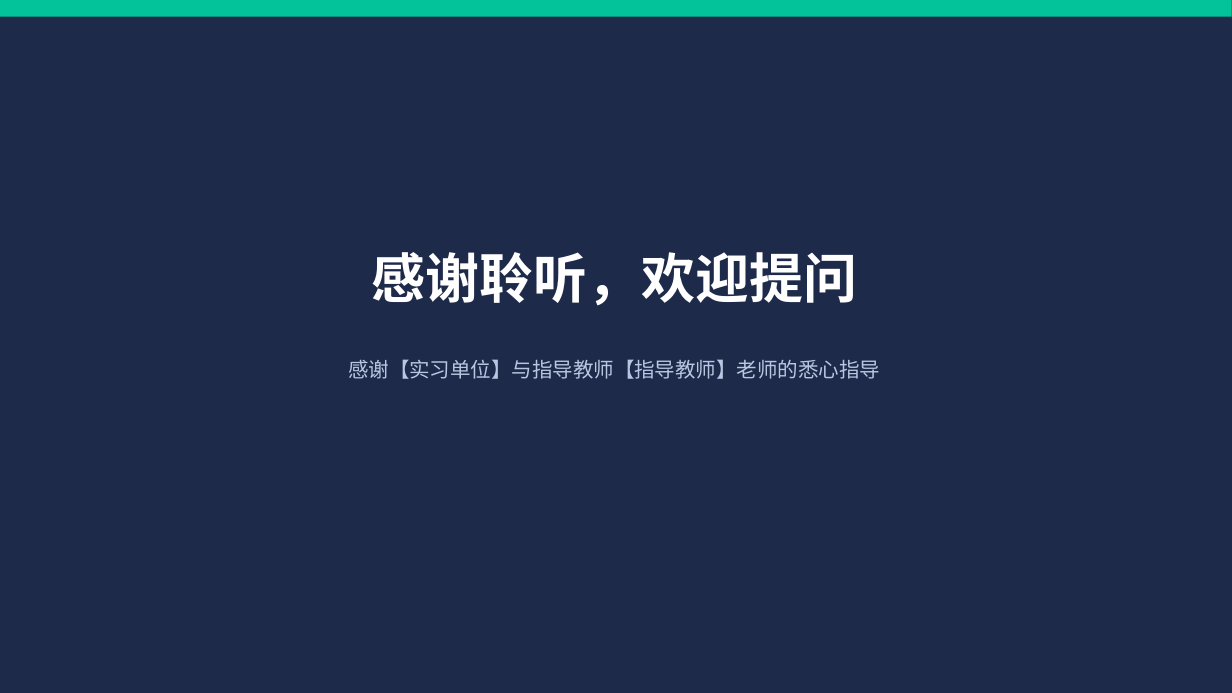
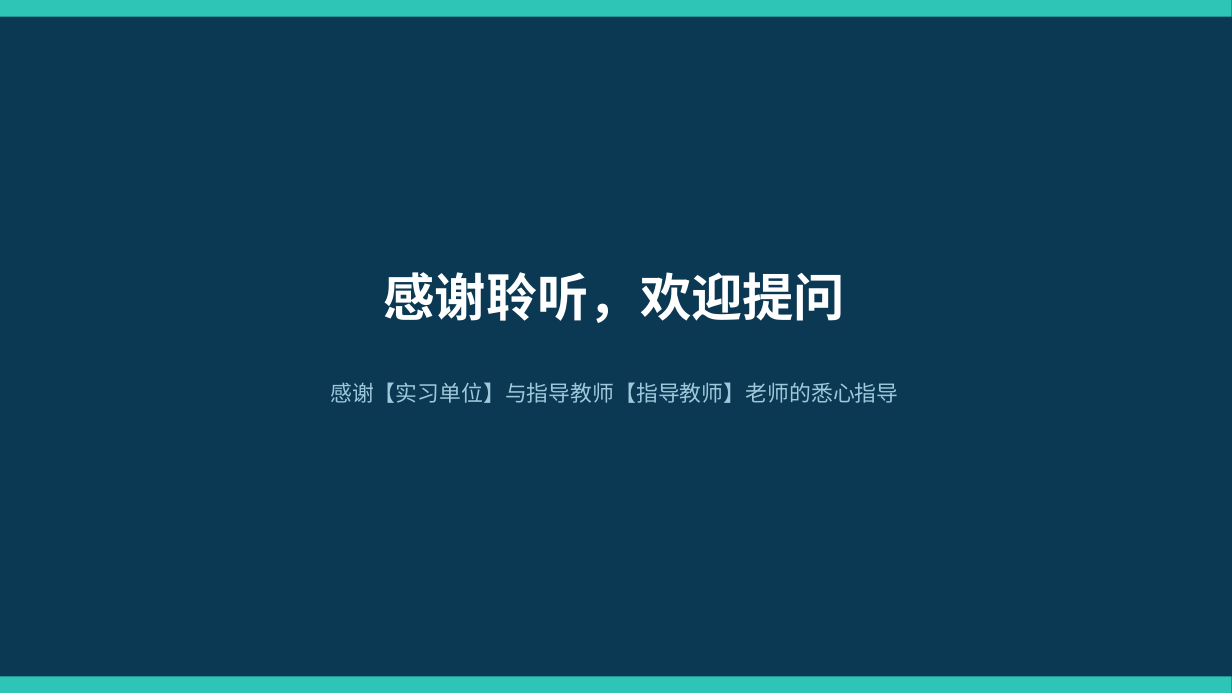
Before and after one commit to CloudGiaohaooo/smart-classroom, a slide deck: slide 18 of 答辩材料/答辩PPT.pptx (slide 14 before the commit). Drawn at 1232x693 pixels with LibreOffice and Linux fonts; fonts in the diff are those of the drawing. Boxes give left, top, right and bottom in pixels: in the first picture for what was removed or moved away, otherwise in the second. Text is boxed around its words. In the diff, an @@ line names an element or a change of style, - is before the commit and + after.

```diff
--- a/答辩材料/答辩PPT.pptx
+++ b/答辩材料/答辩PPT.pptx
@@ background #1E2A4A to #0B3954 @@
@@ rectangle at [0, 0, 1232, 17]: fill #02C39A to #2EC4B6 @@
@@ text "感谢聆听，欢迎提问": place and size @@
-text "感谢聆听，欢迎提问" at [372, 252, 857, 306]
+text "感谢聆听，欢迎提问" at [384, 272, 846, 323]
@@ text "感谢聆听，欢迎提问" at [384, 272, 846, 323]: size 42 to 40 pt @@
@@ text "感谢【实习单位】与指导教师【指导教师】老师的悉心指导": place and size @@
-text "感谢【实习单位】与指导教师【指导教师】老师的悉心指导" at [348, 359, 880, 379]
+text "感谢【实习单位】与指导教师【指导教师】老师的悉心指导" at [330, 382, 898, 403]
@@ text "感谢【实习单位】与指导教师【指导教师】老师的悉心指导" at [330, 382, 898, 403]: size 16 to 17 pt, text colour #B9C6E0 to #9FC8DB @@
@@ rectangle added at [0, 677, 1232, 693], fill #2EC4B6 @@
```
Also in this commit, not shown: 7 other slides changed, 10 slides added, 6 slides removed, 17 other files.
